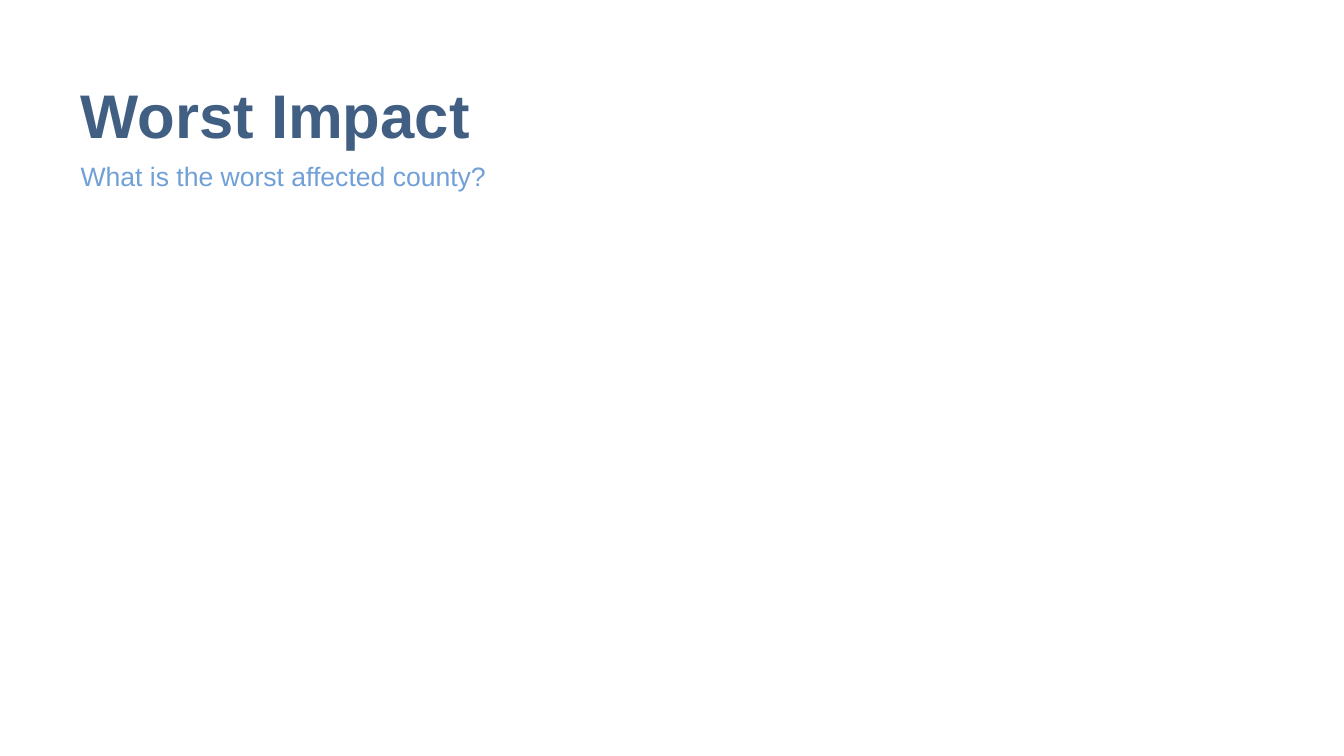
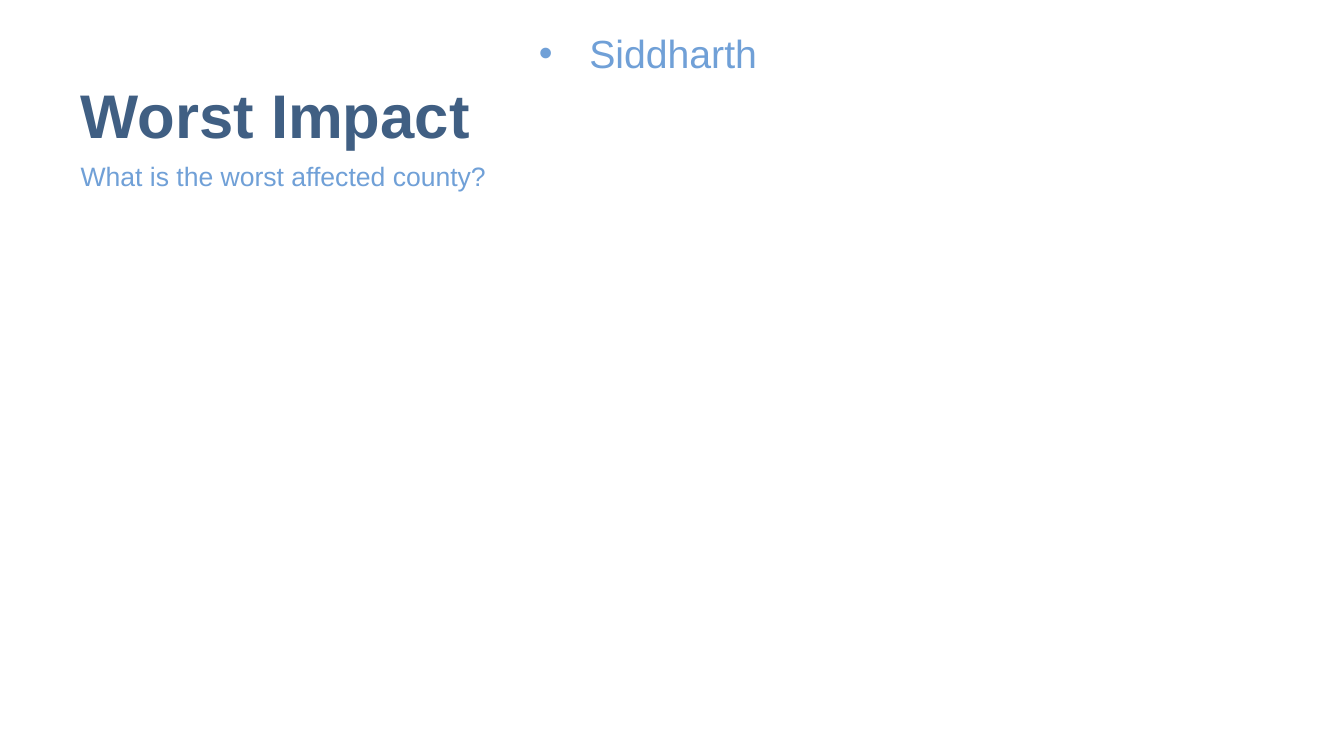
Before and after one commit to speedracer05/Covid_CalFresh, a slide deck: slide 5 of Presentation/Covid_CalFresh_v.01.pptx. Drawn at 1344x756 pixels with LibreOffice and Linux fonts; fonts in the diff are those of the drawing. Boxes give left, top, right and bottom in pixels: in the first picture for what was removed or moved away, otherwise in the second. Text is boxed around its words. In the diff, an @@ line names an element or a change of style, - is before the commit and + after.

```diff
--- a/Presentation/Covid_CalFresh_v.01.pptx
+++ b/Presentation/Covid_CalFresh_v.01.pptx
@@ text added at <box>589,39,757,69</box>, 28 pt, text #70A0D7 @@
+• Siddharth
```
Also in this commit, not shown: 1 other slide changed, 4 slides removed, 3 other files.
